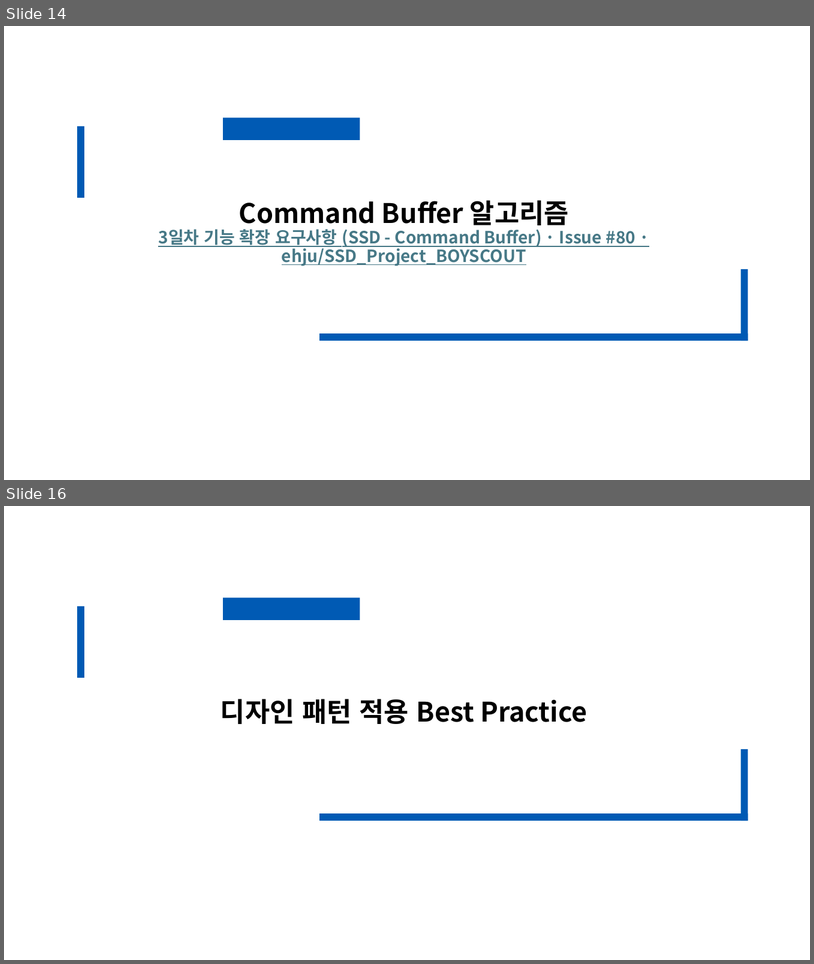
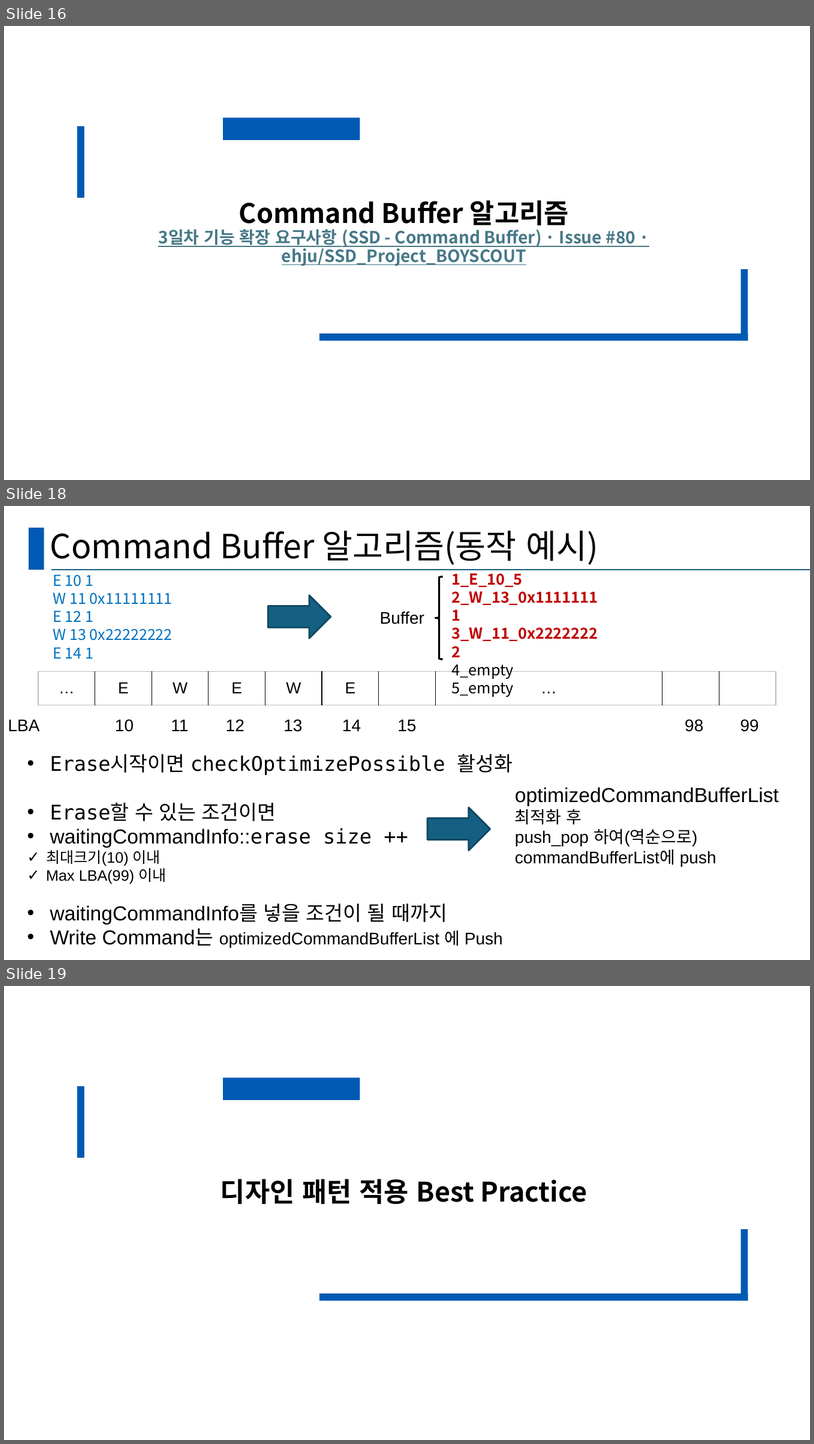
Before and after one commit to ehju/SSD_Project_BOYSCOUT, a slide deck: BOYSCOUT_PT.pptx. Shown one above the other, each under a label of ours: slides 14 and 16 before the commit, slides 16, 18 and 19 after it; the slides between them are not shown. The pictures are 814x964 and 814x1444 pixels, drawn with LibreOffice and Linux fonts; fonts in the diff are those of the drawing. Boxes give left, top, right and bottom in pixels: in the first picture for what was removed or moved away, otherwise in the second. Text is boxed around its words. In the diff, an @@ line names an element or a change of style, - is before the commit and + after.

```diff
--- a/BOYSCOUT_PT.pptx
+++ b/BOYSCOUT_PT.pptx
@@ slide 18 added at (4, 506, 810, 960), background #FFFFFF @@
@@ rectangle added at (29, 528, 44, 570), fill #005AB4 @@
@@ title added at (50, 531, 599, 565), 39.6 pt, text #000000 @@
+Command Buffer 알고리즘(동작 예시)
@@ line added from (52, 570) to (810, 570), #156082 1.5 pt @@
@@ text added at (53, 574, 173, 658), 18 pt, text #0070C0 @@
+E 10 1
+W 11 0x11111111
+E 12 1
+W 13 0x22222222
+E 14 1
@@ left brace added at (436, 577, 443, 659), outline #000000 2.25 pt @@
@@ text added at (452, 569, 599, 697), 18 pt, text #C00000, bold @@
+1_E_10_5
+2_W_13_0x11111111
+3_W_11_0x22222222
+4_empty
+5_empty
@@ right arrow added at (269, 595, 331, 638), fill #156082, outline #104760 2 pt @@
@@ text added at (380, 611, 425, 624), 20 pt, text #000000 @@
+Buffer
@@ table added at (38, 671, 777, 705), 1 rows, 10 columns @@
+… | E | W | E | W | E |  | … |  | 
@@ text added at (8, 719, 40, 731), 20 pt, text #000000 @@
+LBA
@@ text added at (115, 719, 134, 732), 20 pt, text #000000 @@
+10
@@ text added at (171, 719, 188, 731), 20 pt, text #000000 @@
+11
@@ text added at (226, 719, 245, 731), 20 pt, text #000000 @@
+12
@@ text added at (284, 719, 302, 732), 20 pt, text #000000 @@
+13
@@ text added at (342, 719, 361, 731), 20 pt, text #000000 @@
+14
@@ text added at (398, 719, 416, 732), 20 pt, text #000000 @@
+15
@@ text added at (685, 719, 704, 732), 20 pt, text #000000 @@
+98
@@ text added at (741, 719, 759, 732), 20 pt, text #000000 @@
+99
@@ text added at (46, 754, 513, 947), 24 pt, text #000000 @@
+• Erase시작이면 checkOptimizePossible 활성화
+• Erase할 수 있는 조건이면
+• waitingCommandInfo::erase size ++
+    ✓ 최대크기(10) 이내
+    ✓ Max LBA(99) 이내
+• waitingCommandInfo를 넣을 조건이 될 때까지
+• Write Command는 optimizedCommandBufferList 에 Push
@@ text added at (515, 787, 779, 866), 20 pt, text #000000 @@
+optimizedCommandBufferList
+최적화 후
+push_pop 하여(역순으로)
+commandBufferList에 push
@@ right arrow added at (428, 807, 491, 850), fill #156082, outline #104760 2 pt @@
@@ what was slide 14 is now slide 16 @@
@@ what was slide 16 is now slide 19 @@
```
Also in this commit, not shown: 10 slides changed, 10 other slides added, 8 slides removed.
